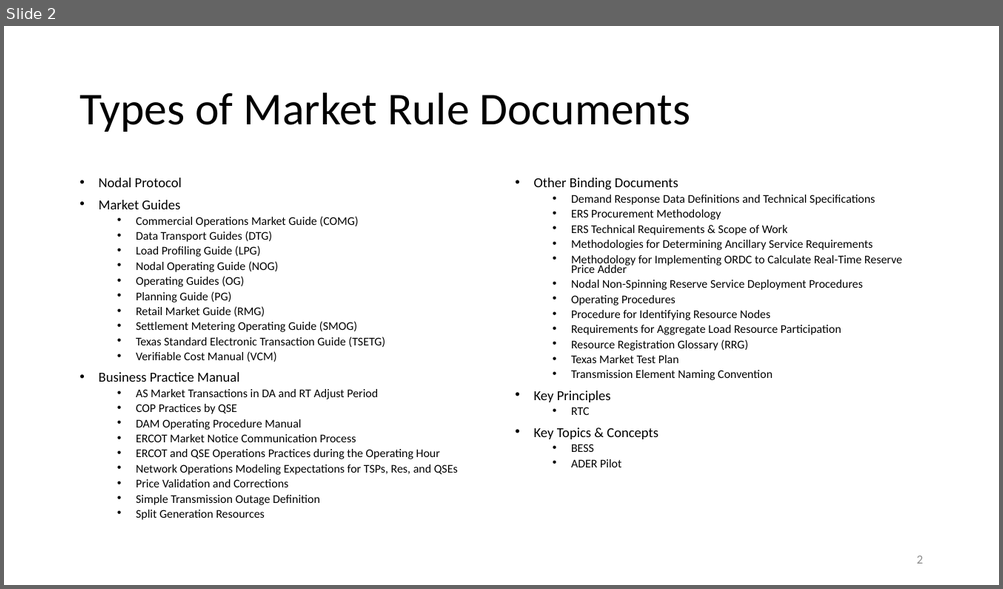
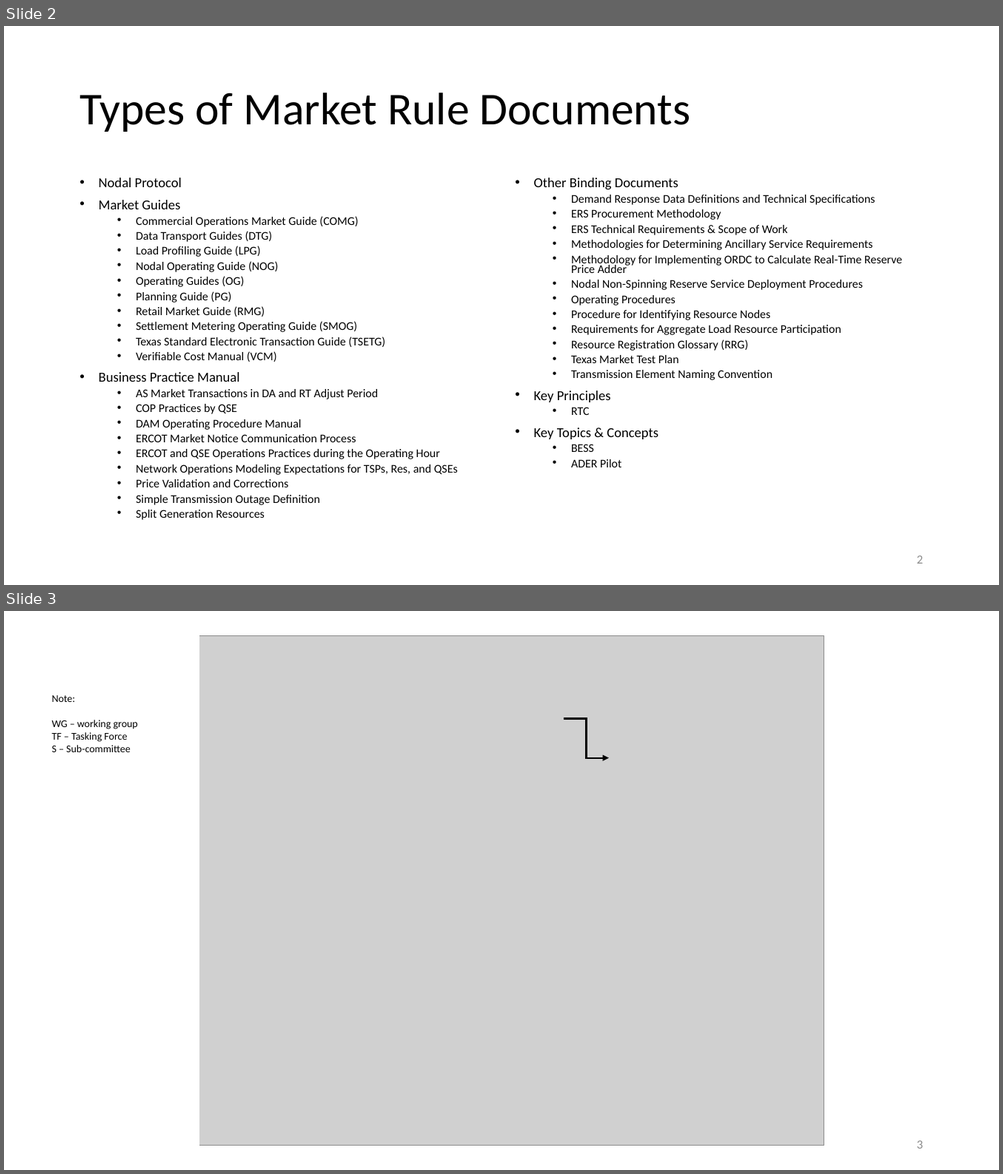
Before and after one commit to zhbryan/Power.Talks, a slide deck: Design Documents/Power.Talks Design.pptx. Shown one above the other, each under a label of ours: slide 2 before the commit, slides 2 and 3 after it. The pictures are 1003x589 and 1003x1174 pixels, drawn with LibreOffice and Linux fonts; fonts in the diff are those of the drawing; grey boxes stand for pictures. Boxes give left, top, right and bottom in pixels: in the first picture for what was removed or moved away, otherwise in the second. Text is boxed around its words. In the diff, an @@ line names an element or a change of style, - is before the commit and + after.

```diff
--- a/Design Documents/Power.Talks Design.pptx
+++ b/Design Documents/Power.Talks Design.pptx
@@ slide 3 added at (4, 611, 999, 1170), background #FFFFFF @@
@@ rectangle added at (170, 628, 199, 1155), fill #FFFFFF, outline #FFFFFF 1 pt @@
@@ picture added at (179, 635, 824, 1146) @@
@@ text added at (52, 695, 138, 752), 10 pt, text #000000 @@
+Note:
+WG – working group
+TF – Tasking Force
+S – Sub-committee
@@ elbow arrow added from (563, 718) to (609, 758), #000000 1.5 pt @@
@@ page number added at (916, 1141, 922, 1149), 12 pt, text #8C8C8C @@
+3
```
Also in this commit, not shown: 1 slide removed, 5 other files.
